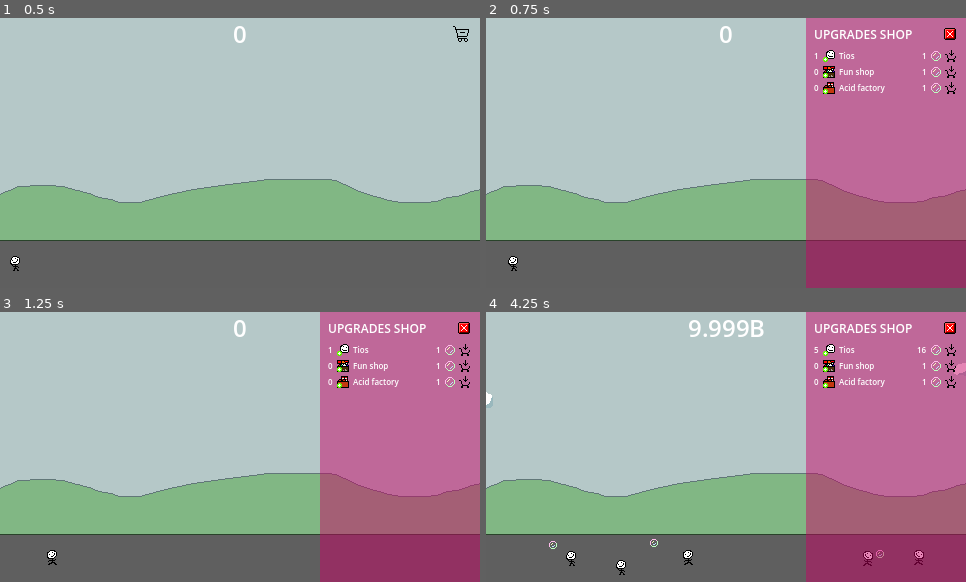
Above: before the commit, frames 1-4 (two rows, left to right).
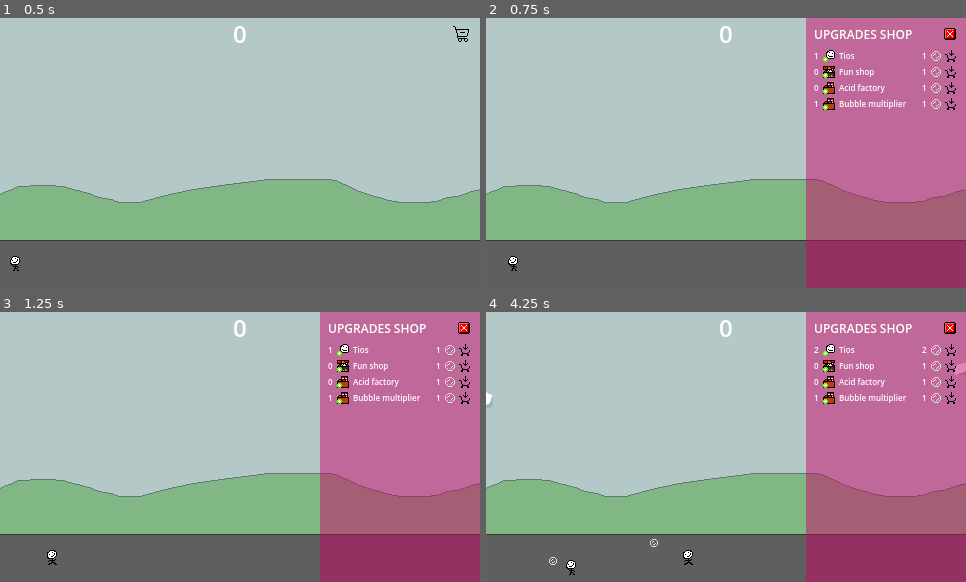
Above: after the commit, the same moments.

Repository: DISN-kolo/bubble-clicker-ggj25
Game: Godot game, scene res://main scene/MainScene.tscn
Same seed, same stepped clock (60 frames per second), same inputs: the game is played once before the commit and once after it.
Inputs (mouse positions are in pixels of both pictures, inside the frame that each line leads up to):
- Up to frame 1 (0.5 s): no input
- Up to frame 2 (0.75 s): click (946, 34) at 0.5 s
- Up to frame 3 (1.25 s): no input
- Up to frame 4 (4.25 s): click (951, 349) at 1.27 s; tap Enter (ui_accept) at 2, 2.27, 3.02 s; move the mouse to (572, 555) at 2.02 s; hold Right (ui_right) 2.03-3.53 s; click (572, 555) at 2.1 s; move the mouse to (630, 460) at 2.77 s; click (630, 460) at 2.85 s; move the mouse to (774, 387) at 3.52 s; hold Left (ui_left) from 3.53 s (still down); click (774, 387) at 3.6 s

Frame 1 is identical in both runs. In frame 2, 0.3% of the frame differs, in the area x 68-98%, y 29-35%; in frame 3, 0.3%; in frame 4, 1.3%, in the area x 13-98%, y 2-98%.

Commit message:
bubble multiplier

Diff:
--- a/bubble/Bubble.gd
+++ b/bubble/Bubble.gd
@@ -35,7 +35,7 @@
 	$Sprite2D.queue_free()
 	explosion_instance = explosion.instantiate()
 	add_child(explosion_instance)
-	BubblesGlobal.addBubbles(str((i + 1) * Events.global_bubble_modificator));
+	BubblesGlobal.addBubbles(str((i + 1) * Events.global_bubble_modificator * BubblesGlobal.multiplier));
 
 func _on_timer_timeout():
 	if !dying:
--- a/bubbles_value/bubbles_global.gd
+++ b/bubbles_value/bubbles_global.gd
@@ -2,6 +2,8 @@
 
 signal bubbles_updated;
 signal upgrade_purchased;
+
+const NOTATION : Array = ['','K','M','B','T','Qa','Qi','Sx','Sp','Oc']
 
 const upgrades = [
 	{
@@ -24,6 +26,13 @@
 		"price": "",
 		"prices": ["1", "1000", "10000", "100000"],
 	},
+	{
+		"name": "Bubble multiplier",
+		"quantity": 1,
+		"img": "UpFactory.png",
+		"price": "",
+		"prices": ["1", "10", "50", "100"],
+	},
 ]
 
 var bubbles_value: Array = []:
@@ -33,8 +42,10 @@
 
 var passive: String = "0";
 
+var multiplier: int = 1;
+
 func _ready():
-	bubbles_value = arrayBubbles("10000000000");
+	bubbles_value = arrayBubbles("0");
 
 func arrayBubbles(num: String):
 	var arr = [];
--- a/bubbles_value/bubbles_value.gd
+++ b/bubbles_value/bubbles_value.gd
@@ -1,6 +1,4 @@
 extends Control
-
-const NOTATION : Array = ['','K','M','B','T','Qa','Qi','Sx','Sp','Oc']
 
 func _ready():
 	BubblesGlobal.bubbles_updated.connect(on_bubbles_update);
@@ -10,9 +8,11 @@
 	var bubbles: String;
 
 	if (size > 0 && BubblesGlobal.bubbles_value[size - 1] != 0):
-		bubbles = str(BubblesGlobal.bubbles_value[size]) + "." + str(BubblesGlobal.bubbles_value[size - 1]).pad_zeros(3) + NOTATION[size];
+		bubbles = str(BubblesGlobal.bubbles_value[size]) + "." + str(BubblesGlobal.bubbles_value[size - 1]).pad_zeros(3) + BubblesGlobal.NOTATION[size];
+	elif (size >= 0):
+		bubbles = str(BubblesGlobal.bubbles_value[size]) + BubblesGlobal.NOTATION[size];
 	else:
-		bubbles = str(BubblesGlobal.bubbles_value[size]) + NOTATION[size];
+		bubbles = "0";
 	$Label.text = bubbles;
 
 func _on_timer_timeout():
--- a/main scene/MainScene.gd
+++ b/main scene/MainScene.gd
@@ -98,6 +98,8 @@
 		spawn_a_shop()
 	elif upgrade_name == "Acid factory":
 		spawn_a_factory()
+	elif upgrade_name == "Bubble multiplier":
+		upgrade_multiplier()
 
 func spawn_a_tio():
 	tio_direction = rng.randi_range(0, 1) * 2 - 1
@@ -131,7 +133,11 @@
 	instance_of_cloud.velocity.x = CLOUD_SPEED * cloud_direction
 	add_child(instance_of_cloud)
 
-
+func upgrade_multiplier():
+	if (BubblesGlobal.multiplier == 1):
+		BubblesGlobal.multiplier += 1;
+	else:
+		BubblesGlobal.multiplier **= 2;
 
 func _on_timer_timeout():
 	spawn_a_cloud()
--- a/ui_shop/upgrade.gd
+++ b/ui_shop/upgrade.gd
@@ -17,7 +17,14 @@
 		$Value/Img.visible = false;
 		$Value/Buy.visible = false;
 	else:
-		$Value/Price.text = upgrade_price;
+		var values = BubblesGlobal.arrayBubbles(upgrade_price);
+		var size = values.size() - 1;
+		var price: String;
+		if (size > 0 && values[size - 1] != 0):
+			price = str(values[size]) + "." + str(values[size - 1]).pad_zeros(3) + BubblesGlobal.NOTATION[size];
+		else:
+			price = str(values[size]) + BubblesGlobal.NOTATION[size];
+		$Value/Price.text = price;
 
 func _on_buy_pressed():
 	if (BubblesGlobal.compare(upgrade_price)):
